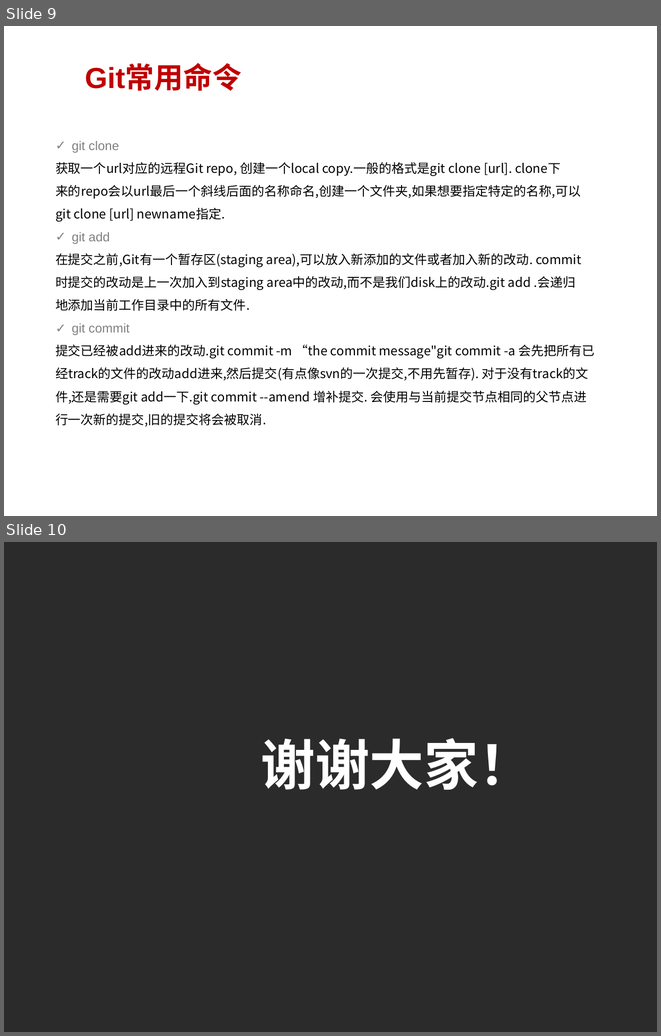
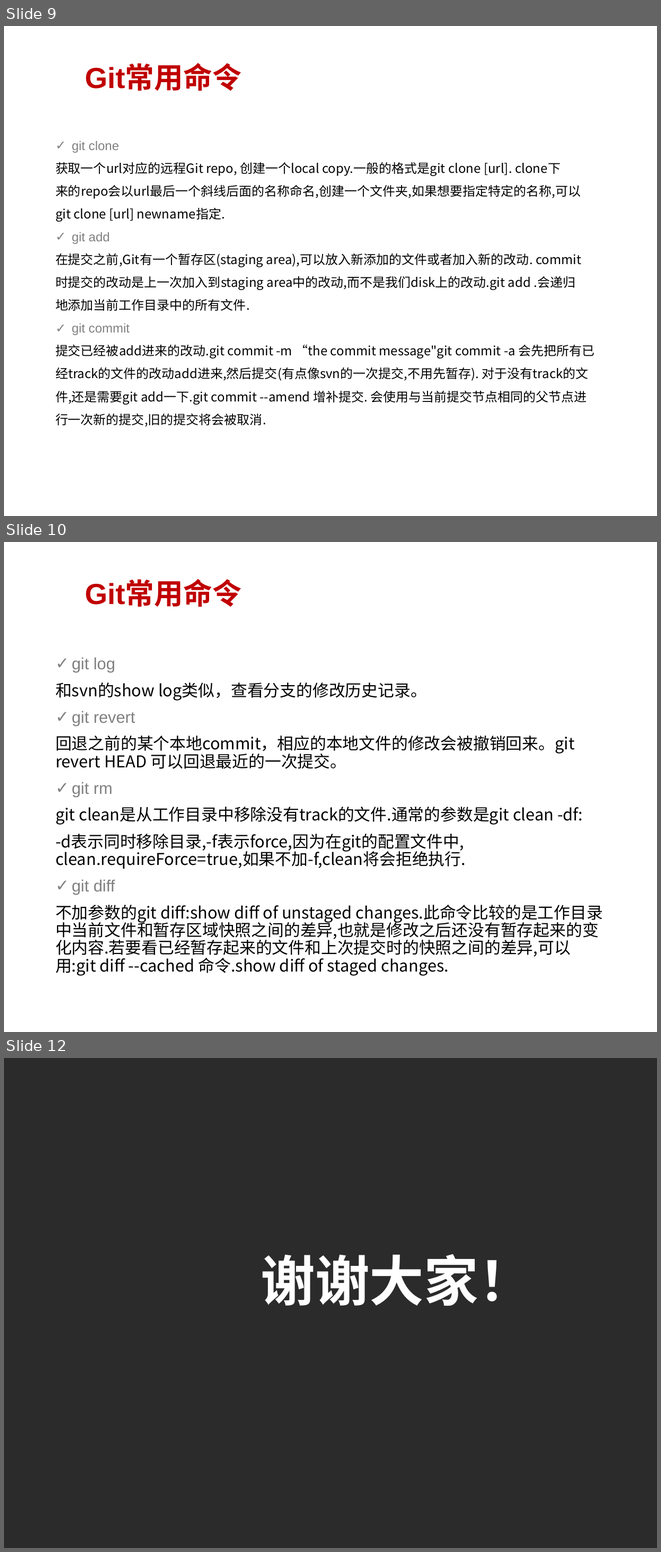
Before and after one commit to guigevip/gjhdemo, a slide deck: gjhDemo/git.pptx. Shown one above the other, each under a label of ours: slides 9 and 10 before the commit, slides 9, 10 and 12 after it; the slides between them are not shown. The pictures are 661x1036 and 661x1552 pixels, drawn with LibreOffice and Linux fonts; fonts in the diff are those of the drawing; background and template pictures are left out; a plain dark background stands for a picture behind light text. Boxes give left, top, right and bottom in pixels: in the first picture for what was removed or moved away, otherwise in the second. Text is boxed around its words. In the diff, an @@ line names an element or a change of style, - is before the commit and + after.

```diff
--- a/gjhDemo/git.pptx
+++ b/gjhDemo/git.pptx
@@ slide 10 added at bbox=[4, 542, 657, 1032], background picture (left out) @@
@@ title added at bbox=[85, 581, 241, 607], 32 pt, text #C00000, bold @@
+Git常用命令
@@ text added at bbox=[55, 657, 603, 976], 18 pt, text #000000 @@
+✓ git log
+和svn的show log类似，查看分支的修改历史记录。
+✓ git revert
+回退之前的某个本地commit，相应的本地文件的修改会被撤销回来。git revert HEAD 可以回退最近的一次提交。
+✓ git rm
+git clean是从工作目录中移除没有track的文件.通常的参数是git clean -df:
+-d表示同时移除目录,-f表示force,因为在git的配置文件中, clean.requireForce=true,如果不加-f,clean将会拒绝执行.
+✓ git diff
+不加参数的git diff:show diff of unstaged changes.此命令比较的是工作目录中当前文件和暂存区域快照之间的差异,也就是修改之后还没有暂存起来的变化内容.若要看已经暂存起来的文件和上次提交时的快照之间的差异,可以用:git diff --cached 命令.show diff of staged changes.
@@ what was slide 10 is now slide 12 @@
```
Also in this commit, not shown: 1 other slide added, 1 other file.
